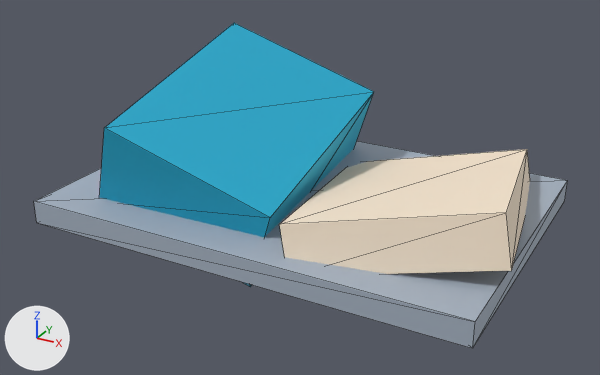
Before and after pictures for a commit that changed the glTF model assets/models/split-level-house-wreck.glb.
Both versions are drawn from a 50 mm lens placed at (9.27, -17.3, 9.28), pointed at (-0.03, -0.39, 0.83). Every picture has the same lights, and +X, +Y and +Z are marked at lower left. The picture after the commit comes second. Mesh edges are drawn as thin lines. Vertices at exactly the same position are counted once.

In view in the first picture: 'Root'.
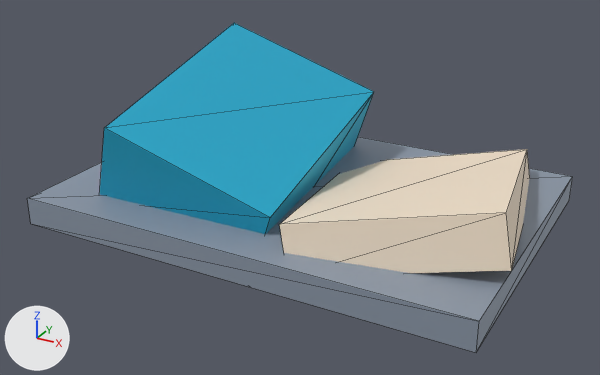
The change, as a diff of the scene's bpy script:
```diff
--- a/assets/models/split-level-house-wreck.glb.py
+++ b/assets/models/split-level-house-wreck.glb.py
@@ me_modelmesh @@
 # used by ob_root; location = (0.0, 0.0, 0.0)
-me_modelmesh.from_pydata(...)  # 24 vertices, 36 faces; spans x -5.7..5.96, y -3.9..3.9, z -1.07..4.07
-me_modelmesh.vertices[0].co = (-5.7, -3.9, 0.0)  # pixel (36, 222)
-me_modelmesh.vertices[1].co = (5.7, -3.9, 0.0)  # pixel (472, 348)
-me_modelmesh.vertices[2].co = (5.7, -3.9, 0.6)  # pixel (475, 321)
-me_modelmesh.vertices[3].co = (-5.7, -3.9, 0.6)  # pixel (33, 201)
-me_modelmesh.vertices[4].co = (5.7, 3.9, 0.0)  # pixel (564, 200)
-me_modelmesh.vertices[5].co = (-5.7, 3.9, 0.0)
-me_modelmesh.vertices[6].co = (-5.7, 3.9, 0.6)
-me_modelmesh.vertices[7].co = (5.7, 3.9, 0.6)  # pixel (567, 180)
+me_modelmesh.from_pydata(...)  # 24 vertices, 36 faces; spans x -5.8..5.96, y -4.0..4.0, z -1.07..4.07
+# me_modelmesh part 1
+me_modelmesh.vertices[0].co = (-5.8, -4.0, 0.0)  # pixel (30, 223)
+me_modelmesh.vertices[1].co = (5.8, -4.0, 0.0)  # pixel (476, 352)
+me_modelmesh.vertices[2].co = (5.8, -4.0, 0.7)  # pixel (479, 321)
+me_modelmesh.vertices[3].co = (-5.8, -4.0, 0.7)  # pixel (27, 198)
+me_modelmesh.vertices[4].co = (5.8, 4.0, 0.0)  # pixel (569, 200)
+me_modelmesh.vertices[5].co = (-5.8, 4.0, 0.0)
+me_modelmesh.vertices[6].co = (-5.8, 4.0, 0.7)
+me_modelmesh.vertices[7].co = (5.8, 4.0, 0.7)  # pixel (572, 176)
+# me_modelmesh part 2: 12 faces centred in x -5.7..5.7, y -3.9..3.9, z 0.0..0.6 are repainted in the vertex colours; the middle colour goes from light grey #a8b4c3 to greyish blue #909cac
 me_modelmesh.materials.append(mat_defaultvertexcolormaterial)
```

Where the change shows, as pixel boxes [x1, y1, x2, y2] in the pictures (600 x 375 px; the box of a moved part takes in the faces that stretch with it):
'Root', reshaped, recoloured: before [34, 23, 568, 348]; after [27, 23, 573, 352]
part 1 of me_modelmesh, moved or reshaped: before [34, 141, 568, 348]; after [27, 137, 573, 352]
part 2 of me_modelmesh, recoloured: before [34, 141, 568, 348]; after [27, 137, 573, 352]
